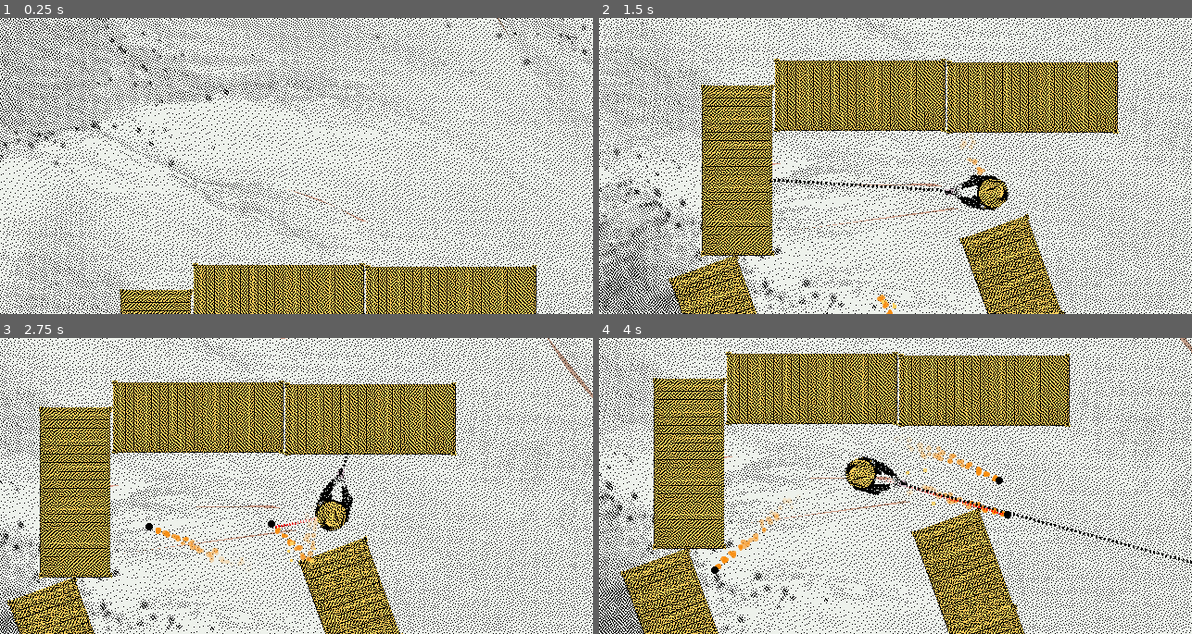
Above: before the commit, frames 1-4 (two rows, left to right).
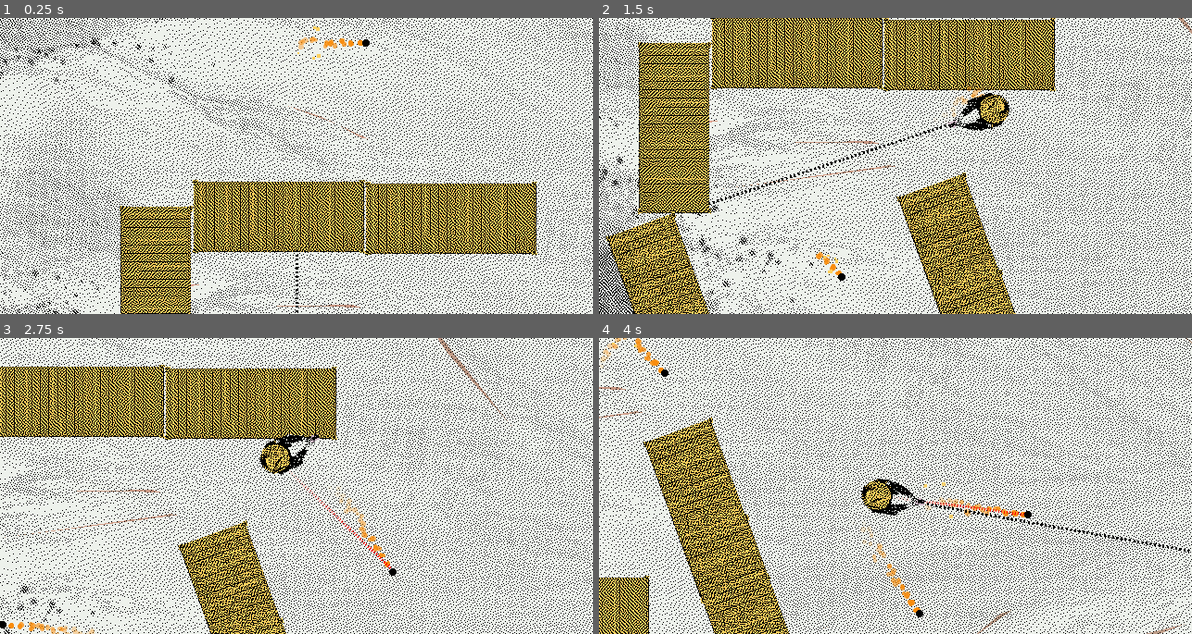
Above: after the commit, the same moments.

Repository: HalfdanBrage/nordicGame
Game: Godot game, scene res://Levels/Main_levels/after_level_1.tscn
Two runs of this game, one before a commit and one after it. Both use one fixed random seed, a clock stepped at 60 frames per second and the inputs below. This scene is started directly instead of the project's main scene.
Inputs (mouse positions are in pixels of both pictures, inside the frame that each line leads up to):
- Up to frame 1 (0.25 s): no input
- Up to frame 2 (1.5 s): move the mouse to (1025, 151) at 0.52 s; tap Space (shoot) at 0.6 s; move the mouse to (776, 180) at 1.27 s; tap X (swap) at 1.35 s
- Up to frame 3 (2.75 s): move the mouse to (355, 420) at 2.02 s; tap Space (shoot) at 2.1 s
- Up to frame 4 (4 s): move the mouse to (865, 545) at 2.77 s; tap X (swap) at 2.85 s; move the mouse to (1073, 530) at 3.52 s; tap Space (shoot) at 3.6 s

The runs differ from the first frame. In frame 1, 41% of the frame differs, in the area x 0-100%, y 0-100%; in frame 2, 54%; in frame 3, 45%; in frame 4, 46%.

Commit message:
Camera follow and zoom player and bullet

Diff:
--- a/Entities/Camera.tscn
+++ b/Entities/Camera.tscn
@@ -5,6 +5,8 @@
 [node name="Camera2D" type="Camera2D"]
 position = Vector2(0, -445)
 script = ExtResource("1_pt642")
+lerp_speed = 2.0
+zoom_lerp_speed = 4.0
 max_breathing_y_offset = 7.0
 breathing_speed = 4.75
 max_mouse_offset_magnitude = 0.0
--- a/Entities/CameraController.gd
+++ b/Entities/CameraController.gd
@@ -1,6 +1,7 @@
 extends Camera2D
 
 @export var lerp_speed: float = 1
+@export var zoom_lerp_speed: float = 1
 
 @export var max_breathing_y_offset: float = 10
 @export var breathing_speed: float = 8
@@ -14,24 +15,50 @@
 	set_breathing(delta)
 
 	var player = Levelmanager.get_player()
+
+	if player == null:
+		return
+
+	var target_position = player.position
+	var zoom_target = Vector2.ONE
+
+	var bullet = player.bullet
+	if bullet != null:
+		var player_to_bullet = bullet.position - player.position
+		target_position = player.position + player_to_bullet / 2
+
+		zoom_target = get_zoom_target(player_to_bullet)
+
+	var final_target_position = target_position + breating_offset
+	position = position.lerp(final_target_position, delta * lerp_speed)
+
+	zoom = zoom.lerp(zoom_target, delta * zoom_lerp_speed)
+
+	"""
 	if player != null:
 		var target = Levelmanager.get_player()
 		var mouse_offset = get_mouse_offset(target.position)
 
 		var final_target_position = target.position + breating_offset + mouse_offset
 		position = position.lerp(final_target_position, delta * lerp_speed)
+	"""
+
+func get_zoom_target(player_to_bullet: Vector2) -> Vector2:
+	player_to_bullet = Vector2(abs(player_to_bullet.x), abs(player_to_bullet.y))
+
+	var viewport_size = Vector2(640, 320)
+
+	var zoom_target_x = viewport_size.x / max(1, player_to_bullet.x)
+	var zoom_target_y = viewport_size.y / max(1, player_to_bullet.y)
+	var zoom_target_val = min(1, minf(zoom_target_x, zoom_target_y) * 0.6)
+
+	return Vector2(zoom_target_val, zoom_target_val)
 
 func get_mouse_offset(target_position: Vector2):
 	var target_to_mouse = get_global_mouse_position() - target_position
-	var mouse_offset = target_to_mouse
 	if target_to_mouse.length() < max_mouse_offset_magnitude:
 		return target_to_mouse
 	return target_to_mouse.normalized() * max_mouse_offset_magnitude
-
-
-	if max_mouse_offset_magnitude < mouse_offset.length():
-		mouse_offset = target_to_mouse.normalized() * max_mouse_offset_magnitude
-	return mouse_offset
 
 func set_breathing(delta):
 	if breathing_down:
--- a/Levels/Main_levels/after_level_1.tscn
+++ b/Levels/Main_levels/after_level_1.tscn
@@ -1,8 +1,9 @@
-[gd_scene load_steps=4 format=3 uid="uid://dhc7af3c2kqxk"]
+[gd_scene load_steps=5 format=3 uid="uid://dhc7af3c2kqxk"]
 
 [ext_resource type="PackedScene" uid="uid://roboues66463" path="res://Levels/base_level.tscn" id="1_nwvcb"]
 [ext_resource type="Texture2D" uid="uid://dl1gsqtmxsoq1" path="res://Assets/Backgrounds/desert_simple.png" id="2_tnnrj"]
 [ext_resource type="PackedScene" uid="uid://btjcq63akrg2d" path="res://Entities/Terrain/containerYellow.tscn" id="3_qf8hj"]
+[ext_resource type="PackedScene" uid="uid://chg348md75ben" path="res://Entities/Bullet/bullet.tscn" id="4_430bl"]
 
 [node name="Test-level-1" instance=ExtResource("1_nwvcb")]
 
@@ -15,6 +16,8 @@
 centered = false
 
 [node name="Camera2D" parent="." index="1"]
+lerp_speed = 2.0
+zoom_lerp_speed = 4.0
 max_mouse_offset_magnitude = 50.0
 
 [node name="Player" parent="." index="2"]
@@ -44,3 +47,6 @@
 [node name="Container4" parent="." index="9" instance=ExtResource("3_qf8hj")]
 position = Vector2(201, 21)
 rotation = 1.22141
+
+[node name="Bullet" parent="." index="10" instance=ExtResource("4_430bl")]
+position = Vector2(0, -400)
